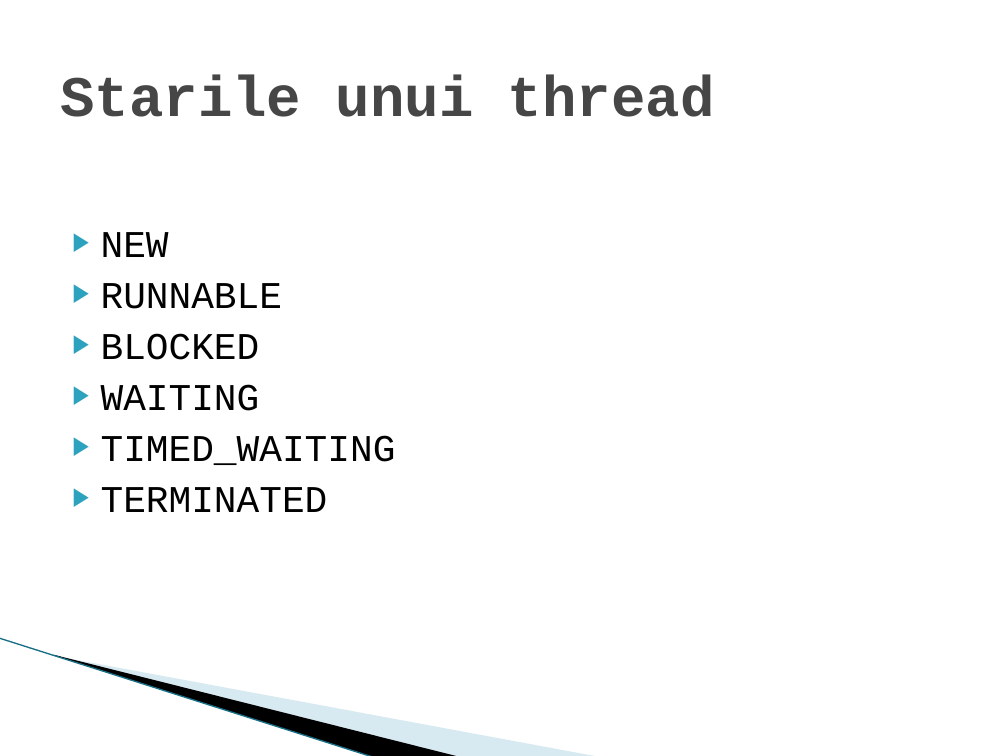
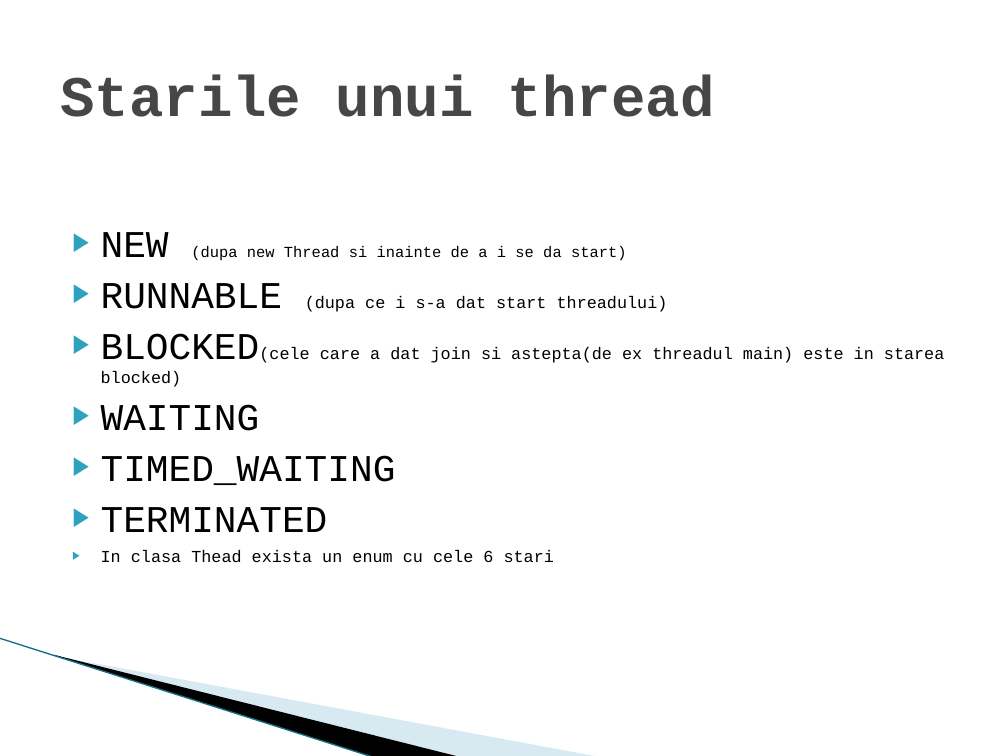
Before and after one commit to ZeroToHero-2014/Java, a slide deck: slide 9 of workshops/4.Threads_Serialization.pptx. Drawn at 1008x756 pixels with LibreOffice and Linux fonts; fonts in the diff are those of the drawing; background and template pictures are left out. Boxes give left, top, right and bottom in pixels: in the first picture for what was removed or moved away, otherwise in the second. Text is boxed around its words. In the diff, an @@ line names an element or a change of style, - is before the commit and + after.

```diff
--- a/workshops/4.Threads_Serialization.pptx
+++ b/workshops/4.Threads_Serialization.pptx
@@ text at box(101, 232, 944, 387): text changed; size 27 to 12 pt @@
-▶ NEW
-▶ RUNNABLE
-▶ BLOCKED
+▶ NEW (dupa new Thread si inainte de a i se da start)
+▶ RUNNABLE (dupa ce i s-a dat start threadului)
+▶ BLOCKED(cele care a dat join si astepta(de ex threadul main) este in starea blocked)
@@ text at box(101, 550, 554, 563): paragraph added @@
+▶ In clasa Thead exista un enum cu cele 6 stari
```
Also in this commit, not shown: 5 other slides changed, 14 other files.
